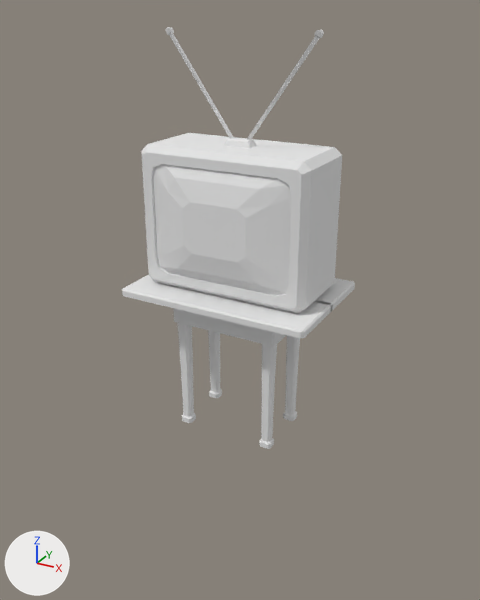
One commit to the Blender file BitTorrentSync/GGJ_2014_FPS/UnityFolder/Assets/Models/1 tv.blend: the scene before it, then after it.
Rendered twice from a camera (50 mm lens) standing at (3.8, -6.89, 5.25) and looking at (0.13, -0.23, 1.92). Lighting does not change. The marker at lower left points along +X, +Y and +Z.

The first picture shows 'TV', 'screen', 'table'.
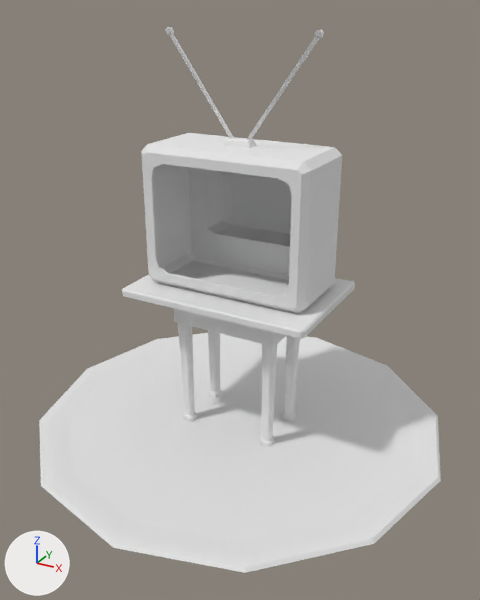
What differs and where, as boxes [x1, y1, x2, y2] in the pictures (480 x 600 px):
'Circle', added: after [39, 333, 441, 573]
'screen', deleted: before [153, 164, 292, 296]
'table', reshaped, modifiers changed (7% taller): before [122, 275, 355, 449]; after [122, 261, 355, 447]

The change in detail:
Material 'scene texture.psd' (mat_scene_texture_psd) is new.
Its base color is (0.8, 0.8, 0.8) (white #e7e7e7).
me_cube_001 is used by ob_table; location (0.0, 0.0, 0.0).
me_cube_001 had 92 vertices, 74 faces and spanned x 0.0..1.26, y -0.83..0.03, z 0.0..2.01.
me_cube_001 now has 286 vertices, 248 faces and spans x -1.26..1.26, y -0.83..0.83, z 0.01..2.01.
me_cube_001 part 1: 34 vertices moved from x 0.0..0.69, y -0.44..0.0, z 0.0..1.52 to x -0.51..0.68, y -0.42..0.26, z 0.01..1.52; 20 vertices removed from x 0.0..1.26, y -0.83..0.03, z 1.52..2.01; 214 vertices added at x -1.26..1.26, y -0.83..0.83, z 0.01..2.01.
Mesh me_circle is new.
It has 73 vertices, 72 faces and spans x -1.01..1.01, y -1.01..1.01, z 0.0..0.01.
It uses material mat_scene_texture_psd (its picture is missing).
Object 'screen' (ob_screen) is deleted.
Object 'table' (ob_table) loses its MIRROR modifier named 'Mirror'.
Modifier setting removed (it was use_axis = (True, True, False)).
Modifier setting removed (it was use_clip = True).
Object 'Circle' (ob_circle) is new; it shows me_circle.
Its location is (0.0, 0.0, 0.0).
Its scale is (2.75, 2.75, 2.75).
